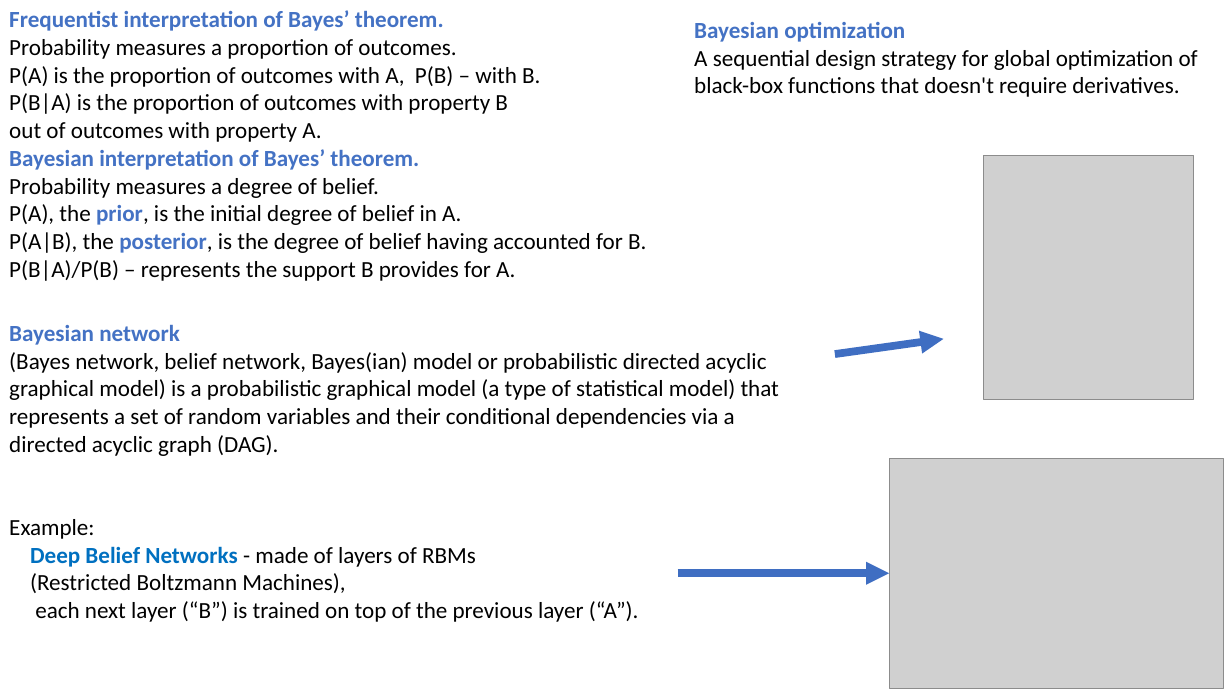
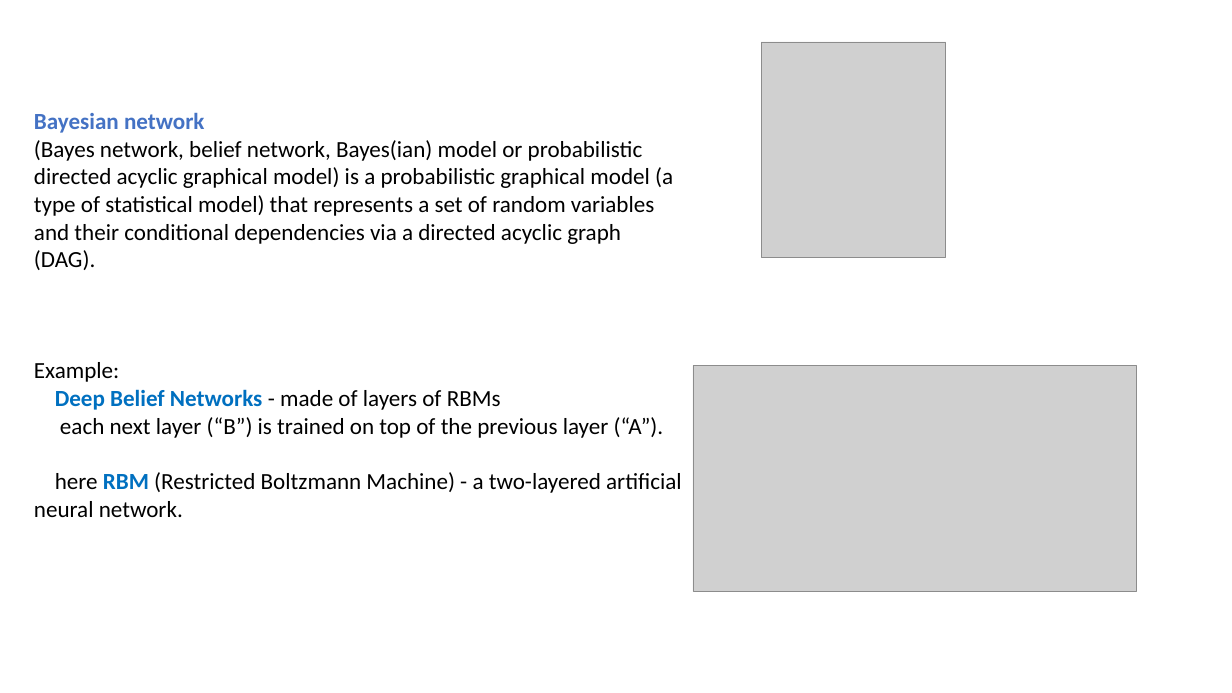
Before and after one commit to lselector/ml_ai_doc, a slide deck: slide 8 of Bayes_Bayesian.pptx (slide 5 before the commit). Drawn at 1232x693 pixels with LibreOffice and Linux fonts; fonts in the diff are those of the drawing; grey boxes stand for pictures. Boxes give left, top, right and bottom in pixels: in the first picture for what was removed or moved away, otherwise in the second. Text is boxed around its words. In the diff, an @@ line names an element or a change of style, - is before the commit and + after.

Commit message:
updated Bayes_Bayesian

```diff
--- a/Bayes_Bayesian.pptx
+++ b/Bayes_Bayesian.pptx
@@ text removed at (9, 10, 646, 281) @@
-Frequentist interpretation of Bayes’ theorem.
-Probability measures a proportion of outcomes.
-P(A) is the proportion of outcomes with A, P(B) – with B.
-P(B|A) is the proportion of outcomes with property B
-out of outcomes with property A.
-Bayesian interpretation of Bayes’ theorem.
-Probability measures a degree of belief.
-P(A), the prior, is the initial degree of belief in A.
-P(A|B), the posterior, is the degree of belief having accounted for B.
-P(B|A)/P(B) – represents the support B provides for A.
@@ text removed at (694, 22, 1198, 97) @@
-Bayesian optimization
-A sequential design strategy for global optimization of black-box functions that doesn't require derivatives.
@@ picture: place and size @@
-picture at (984, 155, 1194, 399)
+picture at (762, 42, 946, 257)
@@ text "Bayesian network (Bayes network, belief ...": place and size @@
-text "Bayesian network (Bayes network, belief ..." at (9, 325, 779, 622)
+text "Bayesian network (Bayes network, belief ..." at (34, 113, 682, 517)
@@ arrow removed from (836, 354) to (944, 339) @@
@@ picture added at (693, 366, 1137, 592) @@
@@ text at (34, 472, 682, 517): paragraph added @@
+here RBM (Restricted Boltzmann Machine) - a two-layered artificial neural network.
@@ picture removed at (889, 458, 1224, 689) @@
@@ text at (30, 573, 345, 593): paragraph removed @@
-(Restricted Boltzmann Machines),
@@ arrow removed from (677, 573) to (889, 573) @@
```
Also in this commit, not shown: 7 other slides changed, 2 slides added, 1 other file.
